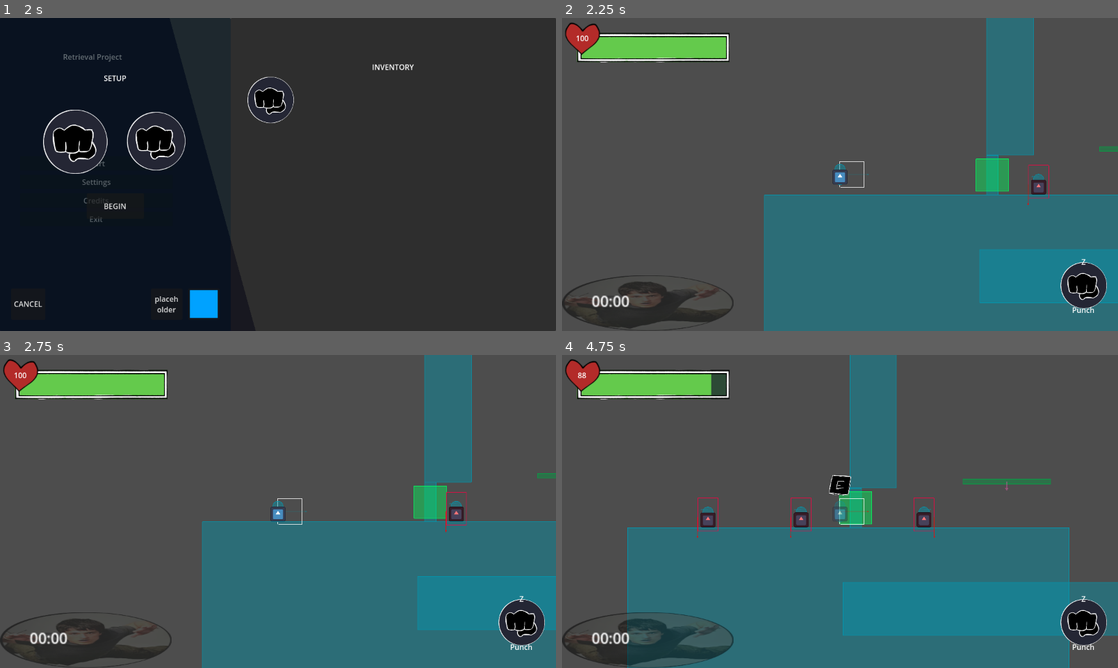
Above: before the commit, frames 1-4 (two rows, left to right).
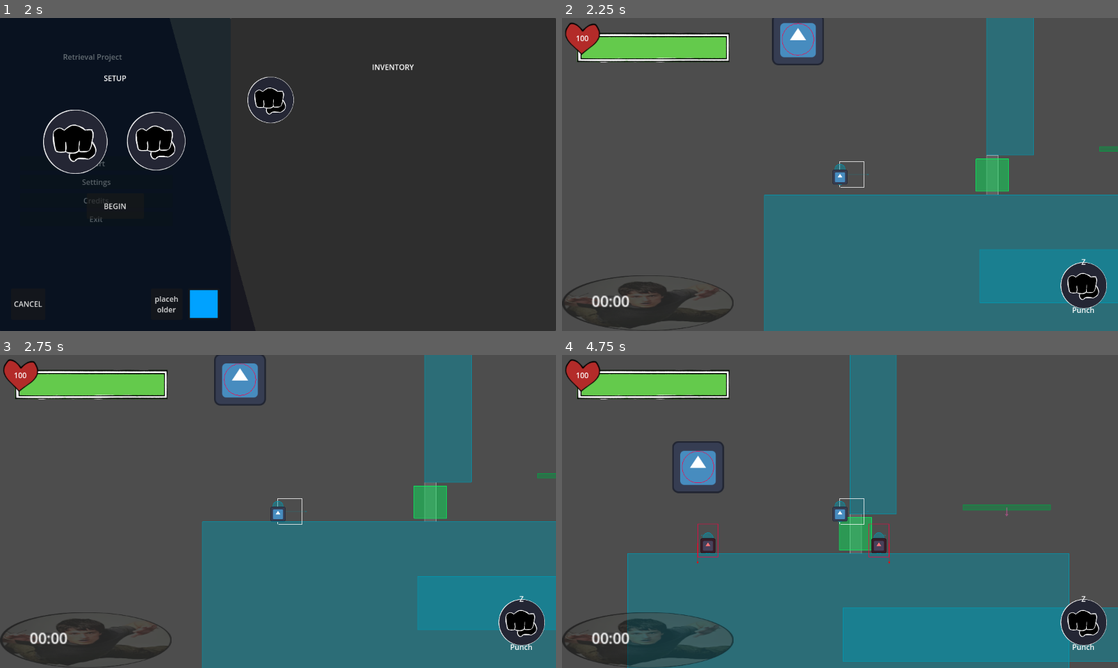
Above: after the commit, the same moments.

Repository: Normai11/gracearena
Game: Godot game, scene res://Scenes/Menus/Main/MainMenu.tscn
Two runs of this game, one before a commit and one after it. Both use one fixed random seed, a clock stepped at 60 frames per second and the inputs below. The engine's default icon, where the game draws it, is replaced by a stand-in: a white triangle on a blue panel in a dark square.
Inputs (mouse positions are in pixels of both pictures, inside the frame that each line leads up to):
- Up to frame 1 (2 s): click "Start" at 0.5 s; click "Start" at 1.25 s
- Up to frame 2 (2.25 s): click "BEGIN" at 2 s
- Up to frame 3 (2.75 s): no input
- Up to frame 4 (4.75 s): click (1084, 621) at 2.75 s; tap Enter at 3.5 s; move the mouse to (962, 495) at 3.52 s; hold Right (right) from 3.53 s (still down); tap V at 3.6, 4.55 s; tap Up (jump) at 3.77, 4.52 s; move the mouse to (728, 527) at 4.27 s; tap E (interact) at 4.35 s

Frame 1 is identical in both runs. In frame 2, 1.3% of the frame differs, in the area x 37-88%, y 0-60%; in frame 3, 1.3%; in frame 4, 18%, in the area x 2-100%, y 5-98%.
Error in both runs: Invalid access of index '0' on a base object of type: 'Array'. (res://Scripts/Menus/Main/setupMenu.gd:88)

Commit message:
MIST
soon

Diff:
--- a/Scenes/Characters/Enemies/enemySpore.tscn
+++ b/Scenes/Characters/Enemies/enemySpore.tscn
@@ -29,15 +29,6 @@
 
 [node name="renderStart" type="VisibleOnScreenNotifier2D" parent="."]
 scale = Vector2(4.7, 3.2)
-
-[node name="sporeFreeze" type="Timer" parent="."]
-one_shot = true
-
-[node name="sporeDrag" type="Timer" parent="."]
-one_shot = true
-
-[node name="sporeEndlag" type="Timer" parent="."]
-one_shot = true
 
 [node name="CollisionBox" type="CollisionShape2D" parent="."]
 shape = SubResource("CapsuleShape2D_y55gh")
@@ -78,7 +69,5 @@
 target_position = Vector2(23, 0)
 
 [connection signal="screen_entered" from="renderStart" to="." method="_enemy_rendered"]
-[connection signal="timeout" from="sporeFreeze" to="." method="_windup_end"]
-[connection signal="timeout" from="sporeDrag" to="." method="_drag_end"]
 [connection signal="body_entered" from="Hurtbox" to="." method="body_check"]
 [connection signal="body_entered" from="sporeBox" to="." method="body_check_spore"]
--- /dev/null
+++ b/Scenes/Characters/Mods/skeletron.tscn
@@ -0,0 +1,42 @@
+[gd_scene load_steps=5 format=3 uid="uid://ctqbc2q7npeep"]
+
+[ext_resource type="Texture2D" uid="uid://bgcvio3c5ygos" path="res://icon.svg" id="1_1t3qa"]
+[ext_resource type="Script" uid="uid://hadmjmgs4xbp" path="res://Scripts/Characters/Enemies/Mods/skeletron.gd" id="1_a7e2u"]
+
+[sub_resource type="CircleShape2D" id="CircleShape2D_a7e2u"]
+radius = 49.2544
+
+[sub_resource type="CircleShape2D" id="CircleShape2D_8d8sn"]
+radius = 49.0102
+
+[node name="skeletron" type="CharacterBody2D"]
+script = ExtResource("1_a7e2u")
+
+[node name="Collision" type="CollisionShape2D" parent="."]
+shape = SubResource("CircleShape2D_a7e2u")
+disabled = true
+debug_color = Color(1, 0, 0, 0.42)
+
+[node name="TextureRect" type="TextureRect" parent="."]
+anchors_preset = 8
+anchor_left = 0.5
+anchor_top = 0.5
+anchor_right = 0.5
+anchor_bottom = 0.5
+offset_left = -80.0
+offset_top = -80.0
+offset_right = 80.0
+offset_bottom = 80.0
+grow_horizontal = 2
+grow_vertical = 2
+texture = ExtResource("1_1t3qa")
+
+[node name="Hurtbox" type="Area2D" parent="."]
+collision_layer = 16
+collision_mask = 2
+
+[node name="CollisionShape2D" type="CollisionShape2D" parent="Hurtbox"]
+shape = SubResource("CircleShape2D_8d8sn")
+debug_color = Color(0.99, 0, 0.264, 0)
+
+[connection signal="body_entered" from="Hurtbox" to="." method="body_check"]
--- a/Scenes/Characters/Mods/stoplyte.tscn
+++ b/Scenes/Characters/Mods/stoplyte.tscn
@@ -1,7 +1,7 @@
 [gd_scene load_steps=10 format=3 uid="uid://bujahbgict8pl"]
 
 [ext_resource type="Texture2D" uid="uid://dhema3oju63sa" path="res://Sprites/Characters/Mods/placeholderLytePipe.png" id="1_ne55q"]
-[ext_resource type="Script" uid="uid://be4e02yq2emgr" path="res://Scripts/Characters/Enemies/stoplyte.gd" id="1_uiyk5"]
+[ext_resource type="Script" uid="uid://be4e02yq2emgr" path="res://Scripts/Characters/Enemies/Mods/stoplyte.gd" id="1_uiyk5"]
 [ext_resource type="Texture2D" uid="uid://rhfwwajqy1y8" path="res://Sprites/Characters/Mods/placeholderLyteSpritesheet.png" id="2_uiyk5"]
 [ext_resource type="Shader" uid="uid://cnemjkbltaloe" path="res://Sprites/Shaders/colorSwap.gdshader" id="3_n50qe"]
 
--- a/Scenes/test_stage.tscn
+++ b/Scenes/test_stage.tscn
@@ -1,7 +1,8 @@
-[gd_scene load_steps=8 format=3 uid="uid://b04o0wf67xtf4"]
+[gd_scene load_steps=9 format=3 uid="uid://b04o0wf67xtf4"]
 
 [ext_resource type="PackedScene" uid="uid://dcc6jvd4qehdq" path="res://Scenes/Characters/player.tscn" id="1_k0dl8"]
-[ext_resource type="PackedScene" uid="uid://kirlhu31xke3" path="res://Scenes/stageManager.tscn" id="1_s221r"]
+[ext_resource type="Script" uid="uid://cqs7q18yivgnu" path="res://Scripts/stageManager.gd" id="1_qm2tv"]
+[ext_resource type="PackedScene" uid="uid://ctqbc2q7npeep" path="res://Scenes/Characters/Mods/skeletron.tscn" id="3_4hca1"]
 [ext_resource type="PackedScene" uid="uid://dmosm4lm85gtt" path="res://Scenes/Objects/timeDoor.tscn" id="4_qm2tv"]
 [ext_resource type="PackedScene" uid="uid://blpirsion1ret" path="res://Scenes/Characters/Enemies/enemySpawner.tscn" id="5_4hca1"]
 
@@ -14,66 +15,88 @@
 [sub_resource type="RectangleShape2D" id="RectangleShape2D_k0dl8"]
 size = Vector2(270, 15)
 
-[node name="testStage" type="Node2D"]
+[node name="testStage" type="Node2D" node_paths=PackedStringArray("playerReference")]
+script = ExtResource("1_qm2tv")
+playerReference = NodePath("Player")
 
 [node name="Player" parent="." instance=ExtResource("1_k0dl8")]
 position = Vector2(131, 387)
 
-[node name="stageManager" parent="." node_paths=PackedStringArray("playerReference") instance=ExtResource("1_s221r")]
-activeMods = ["Lyte"]
-playerReference = NodePath("../Player")
+[node name="skeletron" parent="." instance=ExtResource("3_4hca1")]
 
 [node name="enemySpawner" parent="." node_paths=PackedStringArray("injectNode") instance=ExtResource("5_4hca1")]
 position = Vector2(760, 448)
+disabled = true
 injectNode = NodePath("..")
+enemyType = 1
 
 [node name="enemySpawner2" parent="." node_paths=PackedStringArray("injectNode") instance=ExtResource("5_4hca1")]
 position = Vector2(2876, 213)
+disabled = true
 injectNode = NodePath("..")
-enemyType = 1
+enemyType = 0
 
 [node name="enemySpawner3" parent="." node_paths=PackedStringArray("injectNode") instance=ExtResource("5_4hca1")]
-position = Vector2(1461, 621)
+position = Vector2(1845, 397)
+disabled = true
 injectNode = NodePath("..")
+enemyType = 0
 spawnDirection = -1
 
 [node name="enemySpawner4" parent="." node_paths=PackedStringArray("injectNode") instance=ExtResource("5_4hca1")]
-position = Vector2(1694, 617)
+position = Vector2(2078, 393)
+disabled = true
 injectNode = NodePath("..")
+enemyType = 0
 
 [node name="enemySpawner5" parent="." node_paths=PackedStringArray("injectNode") instance=ExtResource("5_4hca1")]
-position = Vector2(1625, 48)
+position = Vector2(1073, 293)
+disabled = true
 injectNode = NodePath("..")
+enemyType = 0
 
 [node name="enemySpawner6" parent="." node_paths=PackedStringArray("injectNode") instance=ExtResource("5_4hca1")]
 position = Vector2(3427, 439)
+disabled = true
 injectNode = NodePath("..")
+enemyType = 0
 
 [node name="enemySpawner7" parent="." node_paths=PackedStringArray("injectNode") instance=ExtResource("5_4hca1")]
 position = Vector2(3268, 439)
+disabled = true
 injectNode = NodePath("..")
+enemyType = 0
 
 [node name="enemySpawner8" parent="." node_paths=PackedStringArray("injectNode") instance=ExtResource("5_4hca1")]
 position = Vector2(3046, 437)
+disabled = true
 injectNode = NodePath("..")
+enemyType = 0
 spawnDirection = -1
 
 [node name="enemySpawner9" parent="." node_paths=PackedStringArray("injectNode") instance=ExtResource("5_4hca1")]
 position = Vector2(2867, 441)
+disabled = true
 injectNode = NodePath("..")
+enemyType = 0
 spawnDirection = -1
 
 [node name="enemySpawner10" parent="." node_paths=PackedStringArray("injectNode") instance=ExtResource("5_4hca1")]
 position = Vector2(2407, 898)
+disabled = true
 injectNode = NodePath("..")
+enemyType = 0
 
 [node name="enemySpawner11" parent="." node_paths=PackedStringArray("injectNode") instance=ExtResource("5_4hca1")]
 position = Vector2(3013, 900)
+disabled = true
 injectNode = NodePath("..")
+enemyType = 0
 spawnDirection = -1
 
 [node name="timeDoor" parent="." instance=ExtResource("4_qm2tv")]
 position = Vector2(601, 423)
+forceOpen = true
 
 [node name="mainplatform" type="StaticBody2D" parent="."]
 position = Vector2(579, 730)
--- /dev/null
+++ b/Scripts/Characters/Enemies/Mods/skeletron.gd
@@ -0,0 +1,53 @@
+extends CharacterBody2D
+
+enum states {
+	PASSIVE,
+	ENRAGED,
+	TRANSITION
+}
+
+enum rageModes {
+	HARM,
+	SC_INPUT,
+	SC_CIRCLE
+}
+
+@export var damage : float = 33.5
+@export var damageKnockbackMult : float = 2.5
+@export var defaultSpeed : float = 105.2
+@export var enragedSpeedCap : float = 1225.2
+@export var acceleration : float = 4.5
+@export var enragedAccel : float = 2.0
+@export_category("Spawn")
+@export var forceEnraged : bool = false
+@export var startingState = states.PASSIVE
+@export var startingEnrageMode = rageModes.HARM
+
+var target : Player
+var direction : Vector2 = Vector2.ZERO
+var state : states
+
+func _ready() -> void:
+	target = get_parent().playerReference
+	if forceEnraged:
+		state = states.ENRAGED
+
+func _physics_process(delta: float) -> void:
+	direction = global_position.direction_to(target.position)
+
+	if state == states.ENRAGED:
+		var velocityWeight : float = delta * enragedAccel
+		velocity = lerp(velocity, direction * enragedSpeedCap, velocityWeight)
+	elif state == states.PASSIVE:
+		var velocityWeight : float = delta * acceleration
+		velocity = lerp(velocity, direction * defaultSpeed, velocityWeight)
+	else:
+		velocity = lerp(velocity, Vector2.ZERO, delta * acceleration)
+
+	move_and_slide()
+
+func body_check(body: Node2D) -> void:
+	if body is Player:
+		if body.iFrames == 0:
+			body.damage_by(damage, direction.x)
+			velocity = -velocity * damageKnockbackMult
--- a/Scripts/Characters/Enemies/basicPatroller.gd
+++ b/Scripts/Characters/Enemies/basicPatroller.gd
@@ -19,13 +19,9 @@
 func _physics_process(delta: float) -> void:
 	if !enemyRendered:
 		return
+
 	if isReeling:
 		$Hurtbox/CollisionShape2D.disabled = true
-	else:
-		$Hurtbox/CollisionShape2D.disabled = false
-
-	if isReeling:
-		#print(sign(distFrame))
 		if sign(distFrame) == 1:
 			if bodyRef.position.x >= reelPos:
 				bodyRef.velocity.x = -distFrame
@@ -43,8 +39,10 @@
 				isReeling = false
 				queue_free()
 		return
+	else:
+		$Hurtbox/CollisionShape2D.disabled = false
 
-	if !edge.is_colliding() or wall.is_colliding() && bodyRef.is_on_floor():
+	if (!edge.is_colliding() or wall.is_colliding()) && bodyRef.is_on_floor():
 		turn(turnDur, States.TURNING, -direction)
 	if state == States.MOVING:
 		bodyRef.velocity.x = moveSpeed * direction
--- a/Scripts/Characters/Enemies/enemySpawner.gd
+++ b/Scripts/Characters/Enemies/enemySpawner.gd
@@ -1,14 +1,24 @@
 extends Node2D
+
+enum typeDisplay {
+	RANDOM = -1,
+	basicPatroller = 0,
+	enemySpore = 1
+}
 
 var enemyRef : Dictionary[int, String] = {
 	0 : "res://Scenes/Characters/Enemies/basicPatroller.tscn",
 	1 : "res://Scenes/Characters/Enemies/enemySpore.tscn"
 }
 
+var randGen : RandomNumberGenerator = RandomNumberGenerator.new()
+
+## If true, this node will not spawn anything and free itself from the scene tree immediately.
+@export var disabled : bool = false
 ## The parent node the enemy will be added to.
 @export var injectNode : Node2D
 ## The enemy this node will spawn when the scene is loaded.
-@export_enum("basicPatroller", "enemySpore") var enemyType : int = 0
+@export var enemyType = typeDisplay.RANDOM
 ## The direction the enemy will face when loaded into the scene. -1 is left, 1 is right.
 @export_range(-1, 1, 2) var spawnDirection : int = 1
 @export_category("Custom Attributes")
@@ -22,7 +32,15 @@
 @export var customSpeed : float = 200.0
 
 func _ready() -> void:
-	var enemyPath = load(enemyRef[enemyType])
+	if disabled:
+		self.queue_free()
+		return
+	var enemyPath
+	if enemyType == -1 or enemyType == 1028:
+		var randEnemy = randGen.randi_range(0, enemyRef.size() - 1)
+		enemyPath = load(enemyRef[randEnemy])
+	else:
+		enemyPath = load(enemyRef[enemyType])
 	var enemyChild = enemyPath.instantiate()
 
 	enemyChild.position = self.position
--- a/Scripts/Characters/Enemies/enemySpore.gd
+++ b/Scripts/Characters/Enemies/enemySpore.gd
@@ -16,9 +16,12 @@
 @onready var edge = $edgeDetect
 @onready var wall = $wallDetect
 @onready var spore = $sporeBox
-@onready var timerWind = $sporeFreeze
-@onready var timerDrag = $sporeDrag
-@onready var timerLag = $sporeEndlag
+
+var timersFinished : Array[bool] = [true, true]
+var functionsStarted : Array[bool] = [true, true]
+var timerDrag : float = 0.0 # 0
+var timerLag : float = 0.0
+var timerWind : float = 0.0 # 1
 
 var tween : Tween
 var state : States = States.MOVING
@@ -26,14 +29,23 @@
 
 func _ready() -> void:
 	turn(0.01, States.TURNING, startingDirection)
-	timerDrag.wait_time = sporeDrag
-	timerWind.wait_time = sporeWindup
-	timerLag.wait_time = sporeEndlag
 
 func _physics_process(delta: float) -> void:
+	timerDrag -= delta
+	timerLag -= delta
+	timerWind -= delta
+	timersFinished[0] = (true if timerDrag <= 0 else false)
+	timersFinished[1] = (true if timerWind <= 0 else false)
+	if functionsStarted[0] != timersFinished[0]:
+		functionsStarted[0] = timersFinished[0]
+		_drag_end()
+	if functionsStarted[1] != timersFinished[1]:
+		functionsStarted[1] = timersFinished[1]
+		_windup_end()
+
 	if !enemyRendered:
 		return
-	if timerDrag.time_left != 0:
+	if timerDrag > 0:
 		spore.position = sporePos - bodyRef.position
 	else:
 		spore.position = Vector2.ZERO
@@ -44,11 +56,6 @@
 
 	if isReeling:
 		$Hurtbox/CollisionShape2D.disabled = true
-	else:
-		$Hurtbox/CollisionShape2D.disabled = false
-
-	if isReeling:
-		#print(sign(distFrame))
 		if sign(distFrame) == 1:
 			if bodyRef.position.x >= reelPos:
 				bodyRef.velocity.x = -distFrame
@@ -66,8 +73,10 @@
 				isReeling = false
 				queue_free()
 		return
+	else:
+		$Hurtbox/CollisionShape2D.disabled = false
 
-	if !edge.is_colliding() or wall.is_colliding() && bodyRef.is_on_floor():
+	if (!edge.is_colliding() or wall.is_colliding()) && bodyRef.is_on_floor():
 		turn(turnDur, States.TURNING, -direction)
 	if state == States.MOVING:
 		bodyRef.velocity.x = moveSpeed * direction
@@ -92,9 +101,9 @@
 		return
 	turn(stunTime, States.STUNNED, -dir)
 	knockback(300 * dir)
-	if timerLag.time_left == 0:
+	if timerLag <= 0:
 		sporePos = bodyRef.position
-		timerWind.start()
+		timerWind = sporeWindup
 		state = States.RELEASING
 
 func knockback(amt):
@@ -122,15 +131,19 @@
 	bodyRef.velocity.x = 0
 
 func _windup_end() -> void:
+	if !functionsStarted[1]:
+		return
 	spore.monitoring = true
 	spore.get_child(0).debug_color.a = 107.0/255.0
-	timerDrag.start()
+	timerDrag = sporeDrag
 
 func _drag_end() -> void:
+	if !functionsStarted[0]:
+		return
 	spore.monitoring = false
 	spore.get_child(0).debug_color.a = 0
 	return_ogState()
-	timerLag.start()
+	timerLag = sporeEndlag
 
 func _enemy_rendered() -> void:
 	enemyRendered = true
--- a/Scripts/Characters/player.gd
+++ b/Scripts/Characters/player.gd
@@ -201,7 +201,7 @@
 	if health > max_health:
 		health = max_health
 
-func damage_by(amt, _dir, dealKnockback : bool = true, penetrate : bool = false):
+func damage_by(amt, dir, dealKnockback : bool = true, penetrate : bool = false):
 	if passives.has(3) && !penetrate:
 		var target = addons.find_child(str(3), false, false)
 		if !target._check_cooldown():
@@ -214,6 +214,7 @@
 	guiScene.update_health()
 	if dealKnockback:
 		velocity.y = -500
+		#velocity.x += dir * 25
 
 func stun(dir, dist):
 	stunned = true
--- a/Scripts/Objects/timeDoor.gd
+++ b/Scripts/Objects/timeDoor.gd
@@ -6,9 +6,12 @@
 
 @export var openDuration : float = 1
 @export var stageTimer : float = 150.99
+@export var forceOpen : bool = false
 
 func _ready() -> void:
 	timer.wait_time = openDuration
+	if forceOpen:
+		collision.disabled = true
 
 func _interacted():
 	area.monitorable = false
--- a/Scripts/stageManager.gd
+++ b/Scripts/stageManager.gd
@@ -3,6 +3,7 @@
 @export var roomgenAmt : int = 25
 @export var activeMods : Array = []
 @export var playerReference : Player
+var saferoomTimer : float = 150.9
 
 func _ready() -> void:
 	for mod in activeMods:
@@ -18,7 +19,7 @@
 	if DataStore.timerJustActive:
 		DataStore.timerJustActive = false
 		DataStore.timerActive = true
-		$Timer.wait_time = DataStore.timer
-		$Timer.start()
+		saferoomTimer = DataStore.timer
 	if DataStore.timerActive:
-		DataStore.timer = $Timer.time_left
+		saferoomTimer -= delta
+		DataStore.timer = saferoomTimer
--- a/debug_object.gd
+++ b/debug_object.gd
@@ -33,7 +33,7 @@
 
 	loadP.position = cam.get_global_mouse_position()
 	loadP.injectNode = parentRef.get_parent().get_parent()
-	loadP.enemyType = $selection.selected
+	loadP.enemyType = $selection.get_item_id($selection.selected)
 	loadP.overrideAttributes = $enable.button_pressed
 	loadP.customHealth = $hp.value
 	loadP.customSpeed = $spd.value
--- a/debug_object.tscn
+++ b/debug_object.tscn
@@ -144,13 +144,15 @@
 grow_horizontal = 0
 grow_vertical = 2
 focus_mode = 0
-selected = 0
+selected = 1
 allow_reselect = true
-item_count = 2
-popup/item_0/text = "basicPatroller"
-popup/item_0/id = 0
-popup/item_1/text = "enemySpore"
-popup/item_1/id = 1
+item_count = 3
+popup/item_0/text = "Random"
+popup/item_0/id = 1028
+popup/item_1/text = "basicPatroller"
+popup/item_1/id = 0
+popup/item_2/text = "enemySpore"
+popup/item_2/id = 1
 
 [node name="enable" type="CheckBox" parent="."]
 layout_mode = 0
Not shown, added: Scripts/Characters/Enemies/Mods/skeletron.gd.uid
Renamed: Scripts/Characters/Enemies/stoplyte.gd -> Scripts/Characters/Enemies/Mods/stoplyte.gd
Renamed: Scripts/Characters/Enemies/stoplyte.gd.uid -> Scripts/Characters/Enemies/Mods/stoplyte.gd.uid
